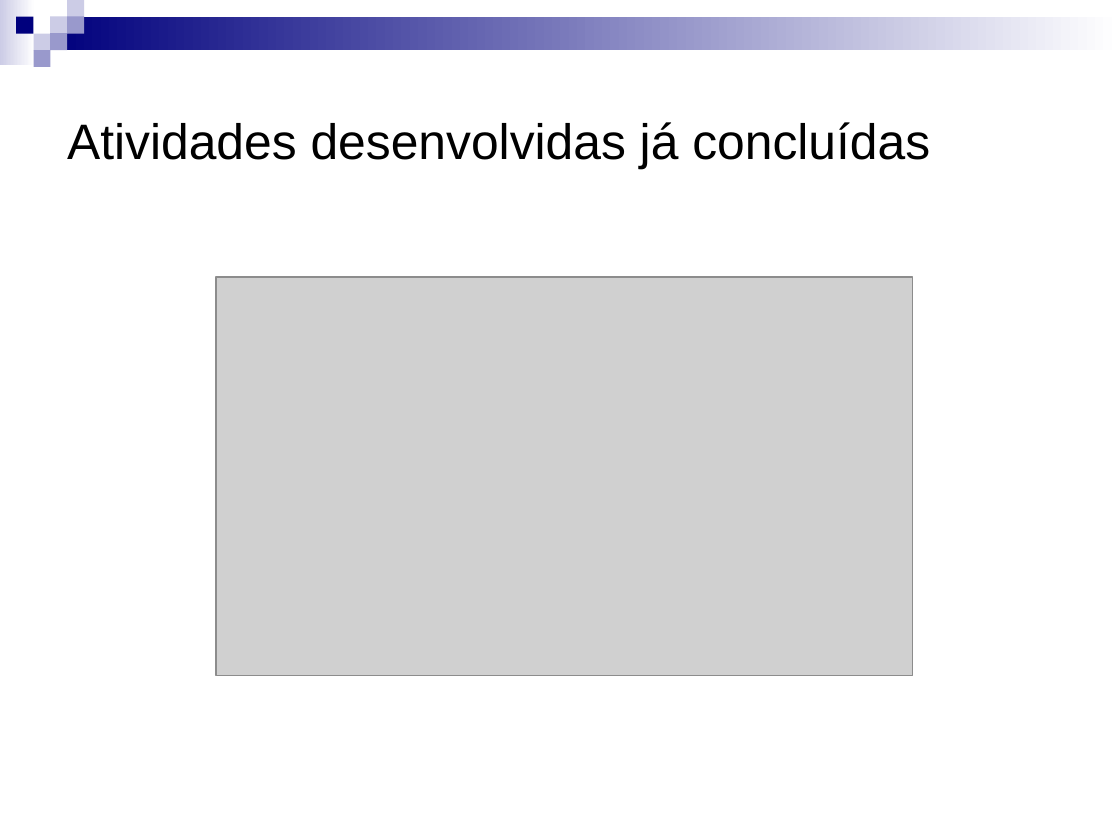
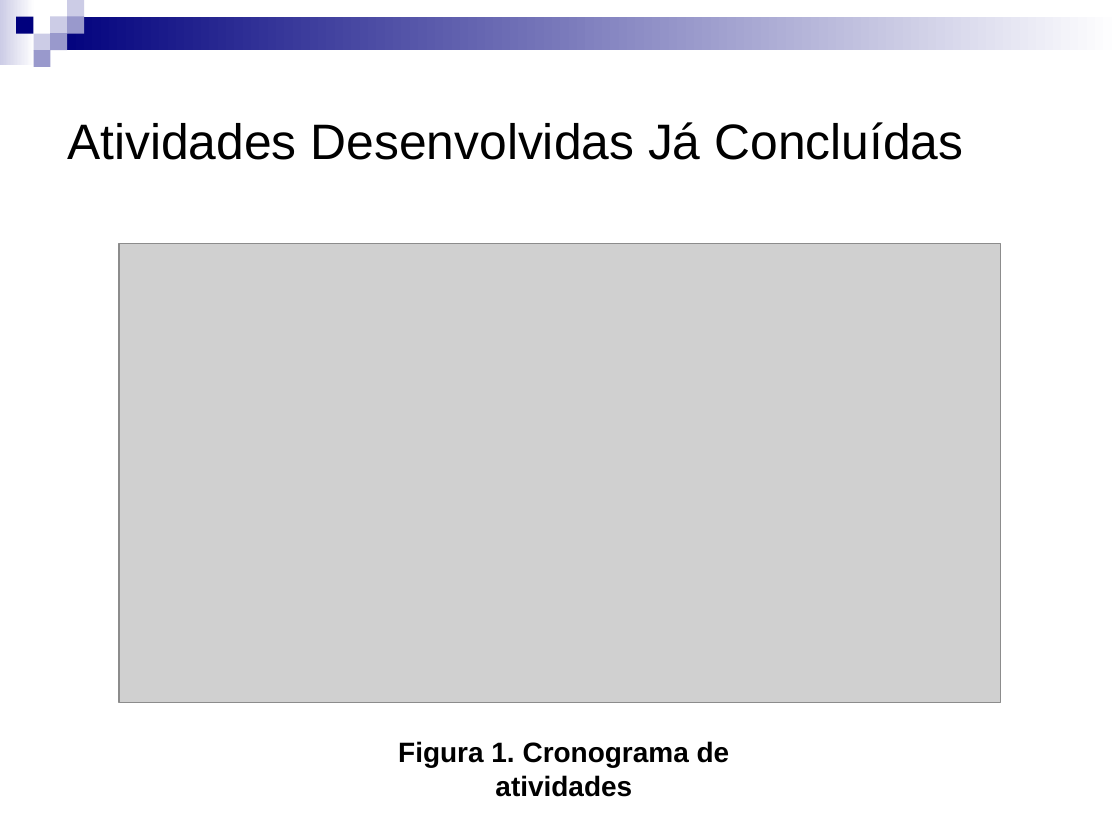
Before and after one commit to Gabrielfgrd/CamaraRB, a slide deck: slide 6 of Documentos/Documentos das aulas/Apresentação para o dia 10.ppt. Drawn at 1120x840 pixels with LibreOffice and Linux fonts; fonts in the diff are those of the drawing; grey boxes stand for pictures. Boxes give left, top, right and bottom in pixels: in the first picture for what was removed or moved away, otherwise in the second. Text is boxed around its words. In the diff, an @@ line names an element or a change of style, - is before the commit and + after.

```diff
--- a/Documentos/Documentos das aulas/Apresentação para o dia 10.ppt
+++ b/Documentos/Documentos das aulas/Apresentação para o dia 10.ppt
@@ title at [67, 122, 963, 160]: text changed @@
-Atividades desenvolvidas já concluídas
+Atividades Desenvolvidas Já Concluídas
@@ picture: place and size @@
-picture at [216, 277, 913, 675]
+picture at [119, 244, 1000, 702]
@@ text added at [398, 741, 730, 797], 18 pt, text #000000, bold @@
+Figura 1. Cronograma de
+atividades
```
Also in this commit, not shown: 2 other slides changed, 14 slides added, 3 slides removed, 8 other files.
